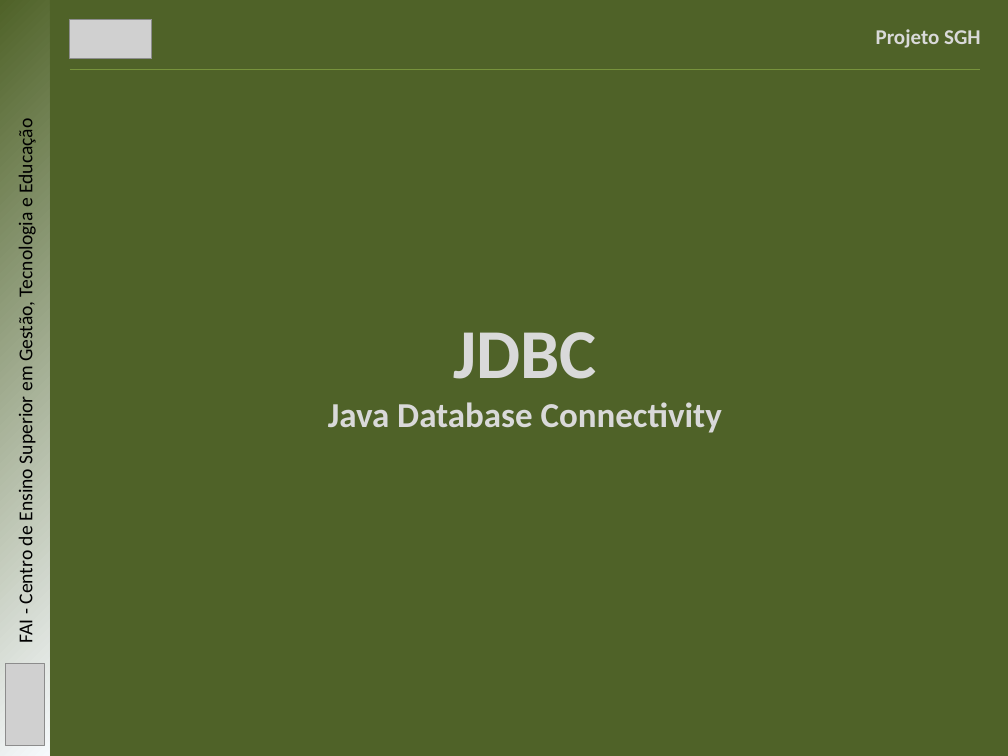
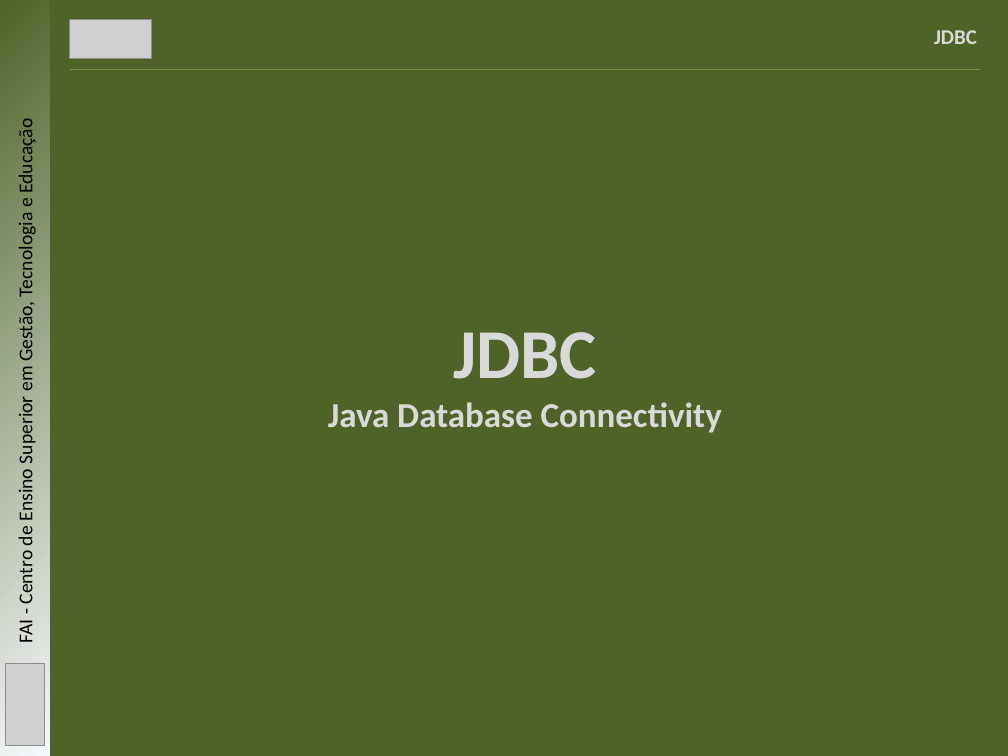
Before and after one commit to mbernardesp/lab-dev-software-sgh, a slide deck: slide 22 of slides/java-com-banco-de-dados.pptx (slide 21 before the commit). Drawn at 1008x756 pixels with LibreOffice and Linux fonts; fonts in the diff are those of the drawing; grey boxes stand for pictures. Boxes give left, top, right and bottom in pixels: in the first picture for what was removed or moved away, otherwise in the second. Text is boxed around its words. In the diff, an @@ line names an element or a change of style, - is before the commit and + after.

```diff
--- a/slides/java-com-banco-de-dados.pptx
+++ b/slides/java-com-banco-de-dados.pptx
@@ text at (934, 30, 977, 44): text changed @@
-Projeto SGH
+JDBC
```
Also in this commit, not shown: 8 other slides changed, 8 slides added, 2 other files.
